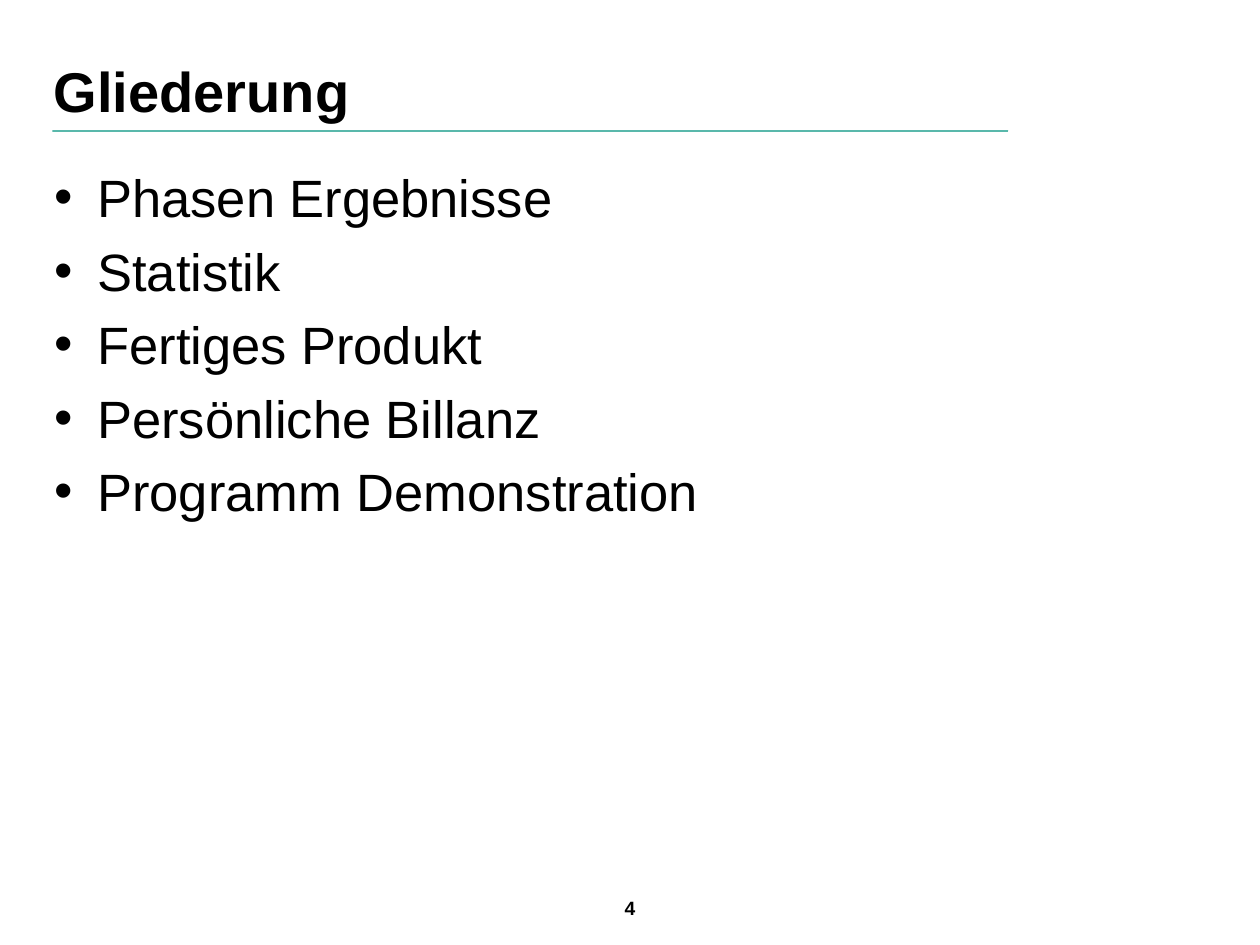
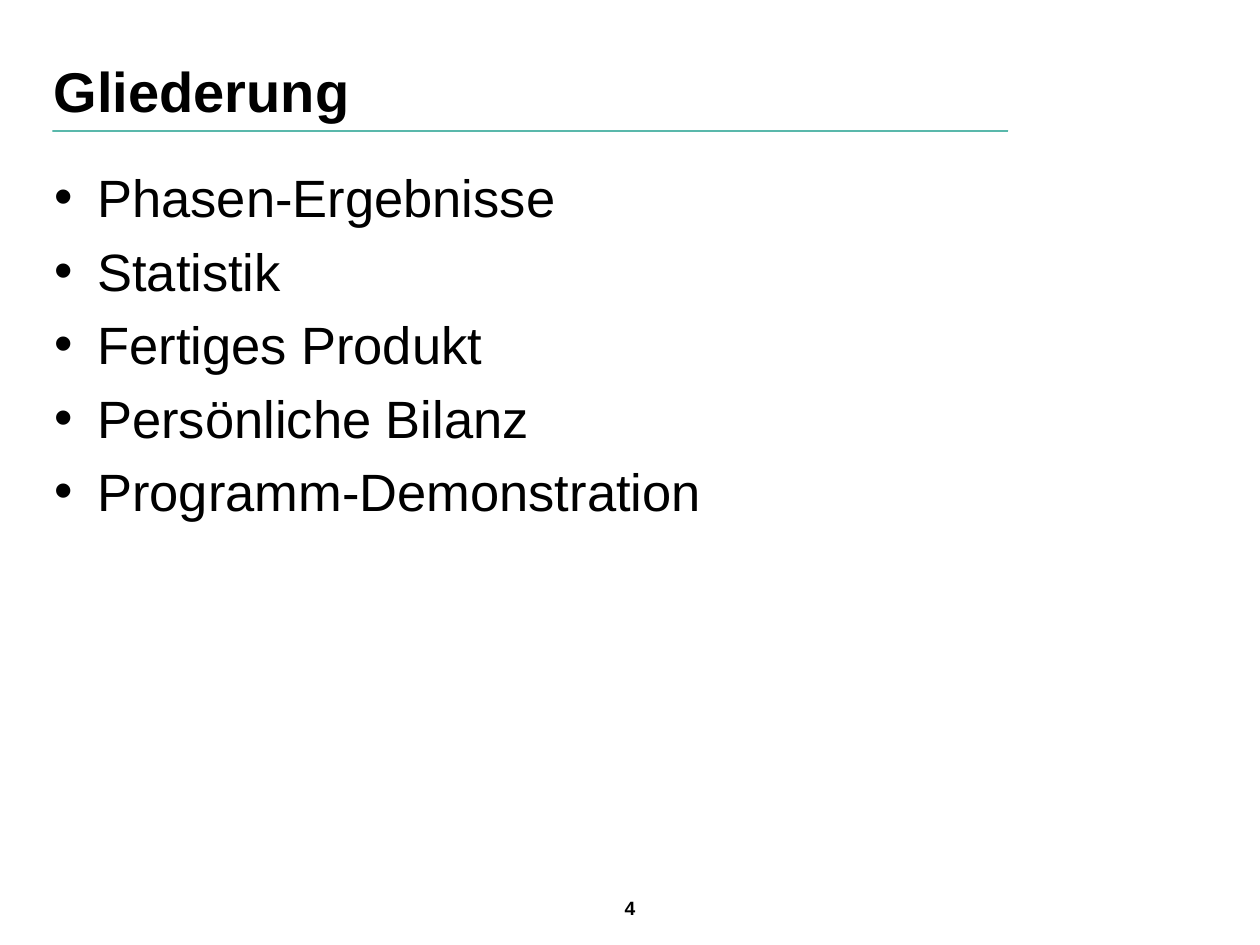
Before and after one commit to SuppenGeist/pse-ws1516-videoencoder-ta, a slide deck: slide 4 of Präsentation/Präsentation.odp. Drawn at 1260x945 pixels with LibreOffice and Linux fonts; fonts in the diff are those of the drawing; background and template pictures are left out. Boxes give left, top, right and bottom in pixels: in the first picture for what was removed or moved away, otherwise in the second. Text is boxed around its words. In the diff, an @@ line names an element or a change of style, - is before the commit and + after.

Commit message:
Correct spelling mistake

```diff
--- a/Präsentation/Präsentation.odp
+++ b/Präsentation/Präsentation.odp
@@ text at (97, 179, 555, 228): text changed @@
-• Phasen Ergebnisse
+• Phasen-Ergebnisse
@@ text at (97, 400, 700, 522): text changed @@
-• Persönliche Billanz
-• Programm Demonstration
+• Persönliche Bilanz
+• Programm-Demonstration
```
Also in this commit, not shown: 2 other slides changed.
